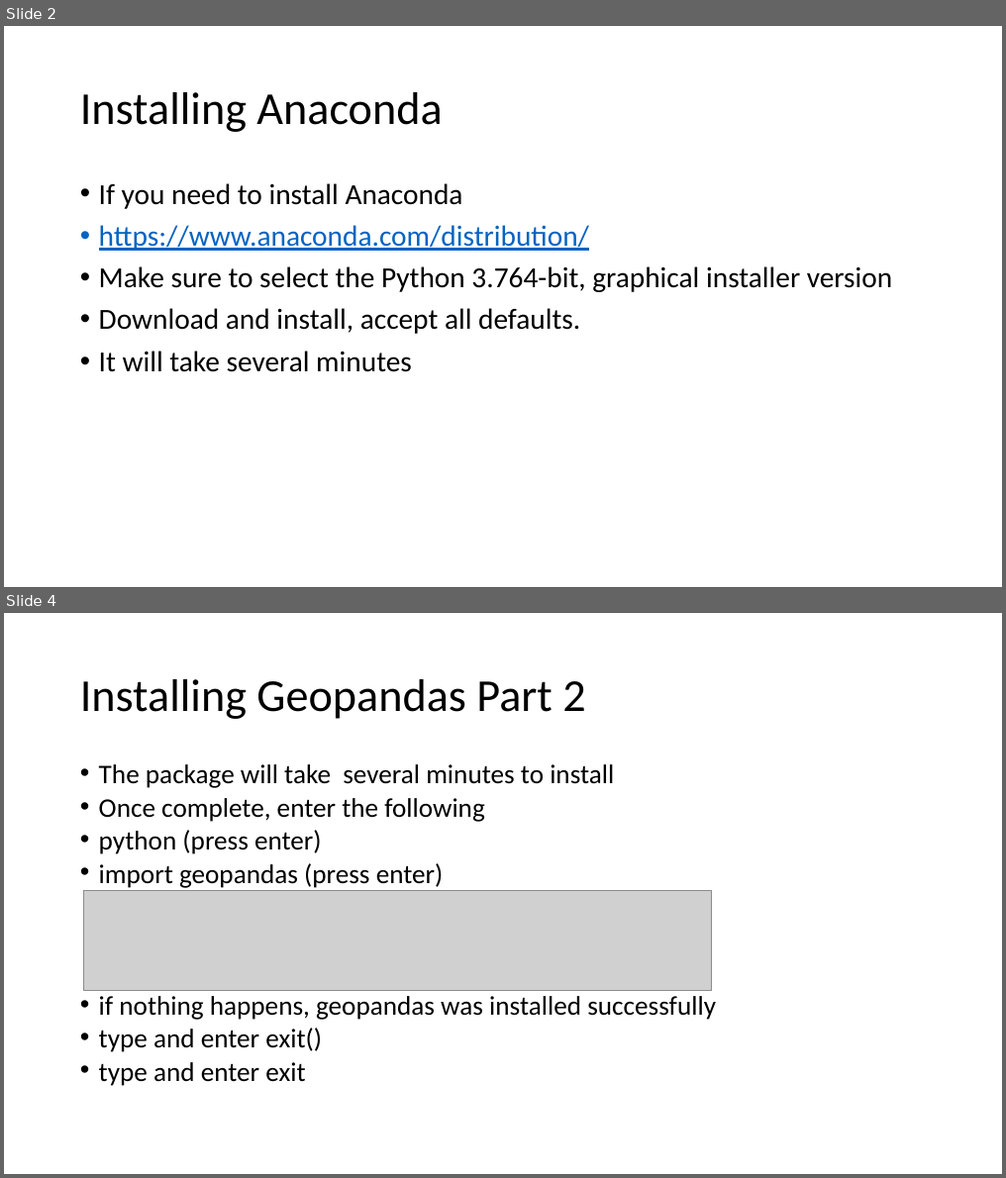
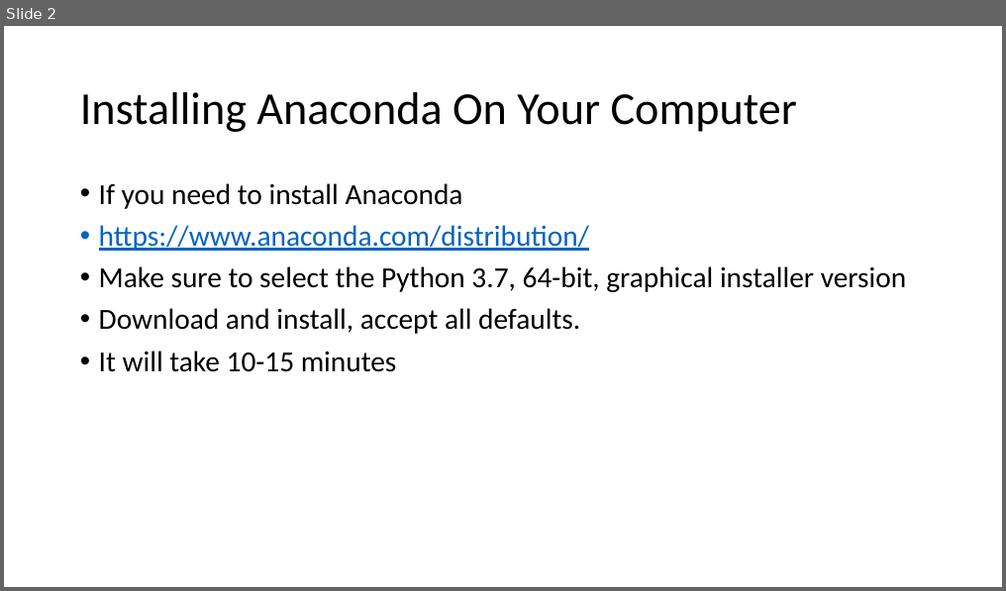
Before and after one commit to mike-babb/intro_to_python, a slide deck: Installing Anaconda and Geopandas.pptx. Shown one above the other, each under a label of ours: slides 2 and 4 before the commit, slide 2 after it; the slides between them are not shown. The pictures are 1006x1178 and 1006x591 pixels, drawn with LibreOffice and Linux fonts; fonts in the diff are those of the drawing; grey boxes stand for pictures. Boxes give left, top, right and bottom in pixels: in the first picture for what was removed or moved away, otherwise in the second. Text is boxed around its words. In the diff, an @@ line names an element or a change of style, - is before the commit and + after.

```diff
--- a/Installing Anaconda and Geopandas.pptx
+++ b/Installing Anaconda and Geopandas.pptx
@@ slide 4 removed at (x1=4, y1=613, x2=1002, y2=1174), background #FFFFFF @@
@@ title removed at (x1=80, y1=679, x2=585, y2=719) @@
-Installing Geopandas Part 2
@@ text removed at (x1=99, y1=764, x2=716, y2=1086) @@
-• The package will take several minutes to install
-• Once complete, enter the following
-• python (press enter)
-• import geopandas (press enter)
-• if nothing happens, geopandas was installed successfully
-• type and enter exit()
-• type and enter exit
@@ picture removed at (x1=83, y1=891, x2=712, y2=990) @@
@@ slide 2 changed as well @@
@@ title at (x1=80, y1=92, x2=797, y2=132): text changed @@
-Installing Anaconda
+Installing Anaconda On Your Computer
@@ text at (x1=99, y1=267, x2=906, y2=292): text changed @@
-• Make sure to select the Python 3.764-bit, graphical installer version
+• Make sure to select the Python 3.7, 64-bit, graphical installer version
@@ text at (x1=99, y1=351, x2=397, y2=372): text changed @@
-• It will take several minutes
+• It will take 10-15 minutes
```
Also in this commit, not shown: 1 other slide changed, 8 slides added, 1 other slide removed, 36 other files.
